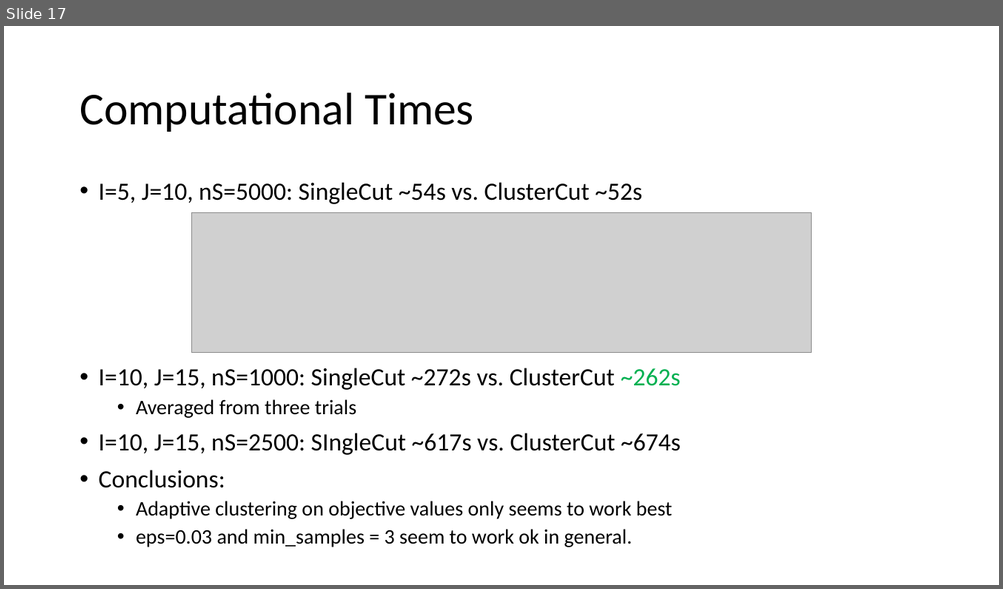
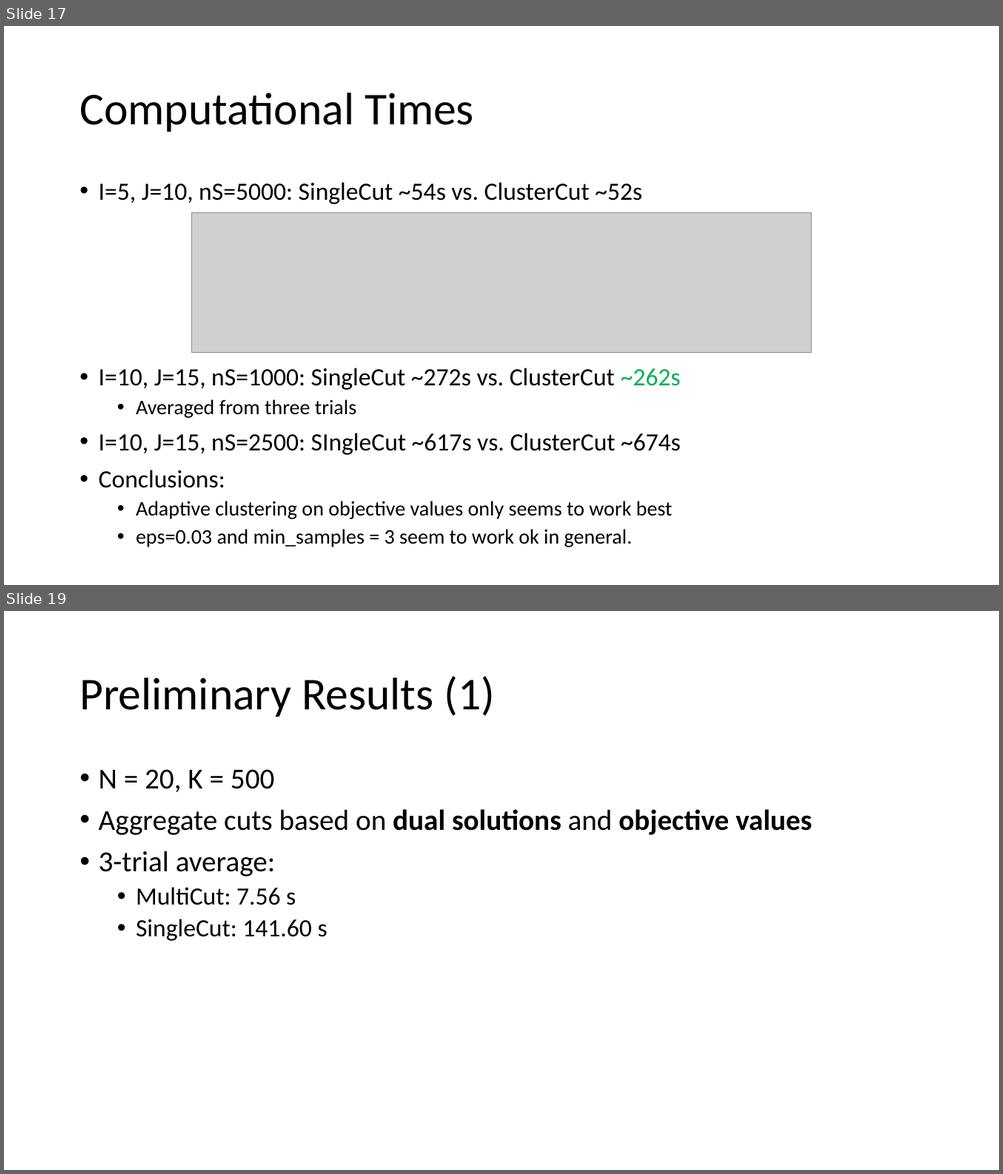
Before and after one commit to parkjan4/SPRO_project, a slide deck: preliminary_results.pptx. Shown one above the other, each under a label of ours: slide 17 before the commit, slides 17 and 19 after it; the slides between them are not shown. The pictures are 1003x589 and 1003x1174 pixels, drawn with LibreOffice and Linux fonts; fonts in the diff are those of the drawing; grey boxes stand for pictures. Boxes give left, top, right and bottom in pixels: in the first picture for what was removed or moved away, otherwise in the second. Text is boxed around its words. In the diff, an @@ line names an element or a change of style, - is before the commit and + after.

```diff
--- a/preliminary_results.pptx
+++ b/preliminary_results.pptx
@@ slide 19 added at (4,611,999,1170), background #FFFFFF @@
@@ title added at (79,676,495,717), 44 pt, text #000000 @@
+Preliminary Results (1)
@@ text added at (99,769,811,941), 28 pt, text #000000 @@
+• N = 20, K = 500
+• Aggregate cuts based on dual solutions and objective values
+• 3-trial average:
+  • MultiCut: 7.56 s
+  • SingleCut: 141.60 s
```
Also in this commit, not shown: 7 other slides added, 5 other files.
